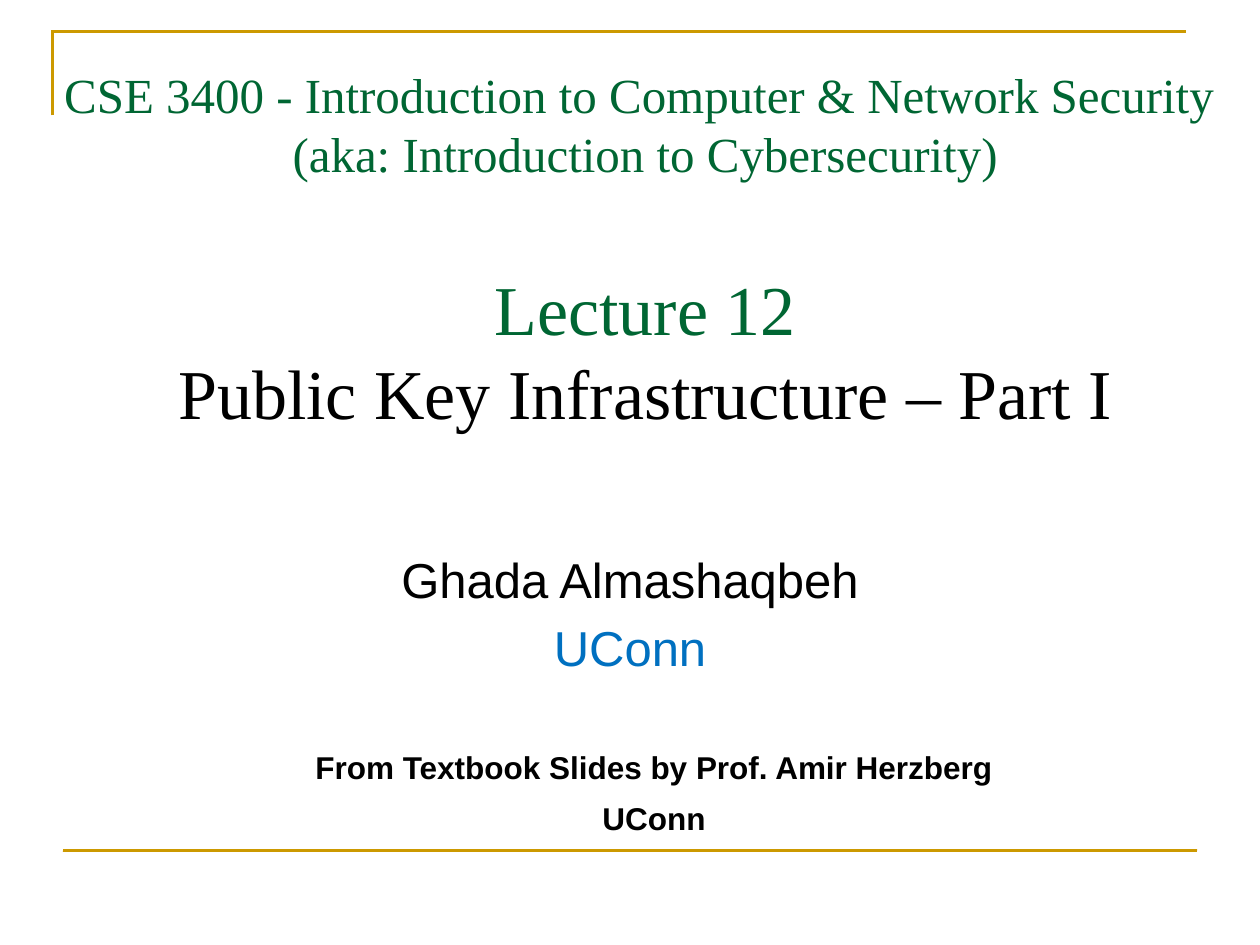
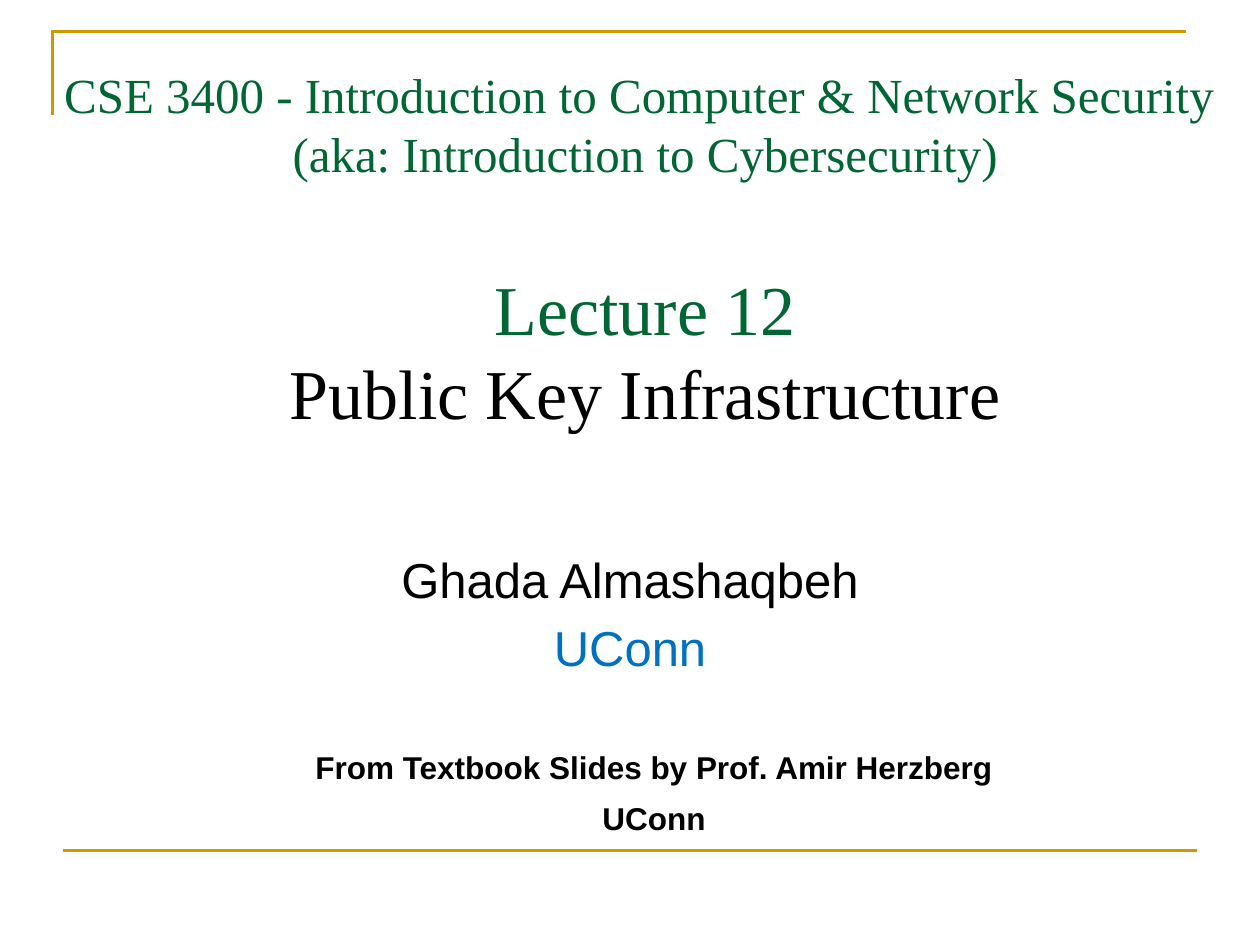
Before and after one commit to GhadaAlmashaqbeh/GhadaAlmashaqbeh.github.io, a slide deck: slide 1 of courses/cse3400-s2023/lecture12.pptx. Drawn at 1260x945 pixels with LibreOffice and Linux fonts; fonts in the diff are those of the drawing. Boxes give left, top, right and bottom in pixels: in the first picture for what was removed or moved away, otherwise in the second. Text is boxed around its words. In the diff, an @@ line names an element or a change of style, - is before the commit and + after.

Commit message:
edit lecture

```diff
--- a/courses/cse3400-s2023/lecture12.pptx
+++ b/courses/cse3400-s2023/lecture12.pptx
@@ title at bbox=[64, 79, 1214, 433]: text changed @@
-CSE 3400 - Introduction to Computer & Network Security
-(aka: Introduction to Cybersecurity)
-Lecture 12
-Public Key Infrastructure – Part I
+CSE 3400 - Introduction to Computer & Network Security
+(aka: Introduction to Cybersecurity)
+Lecture 12
+Public Key Infrastructure
```
Also in this commit, not shown: 4 other files.
